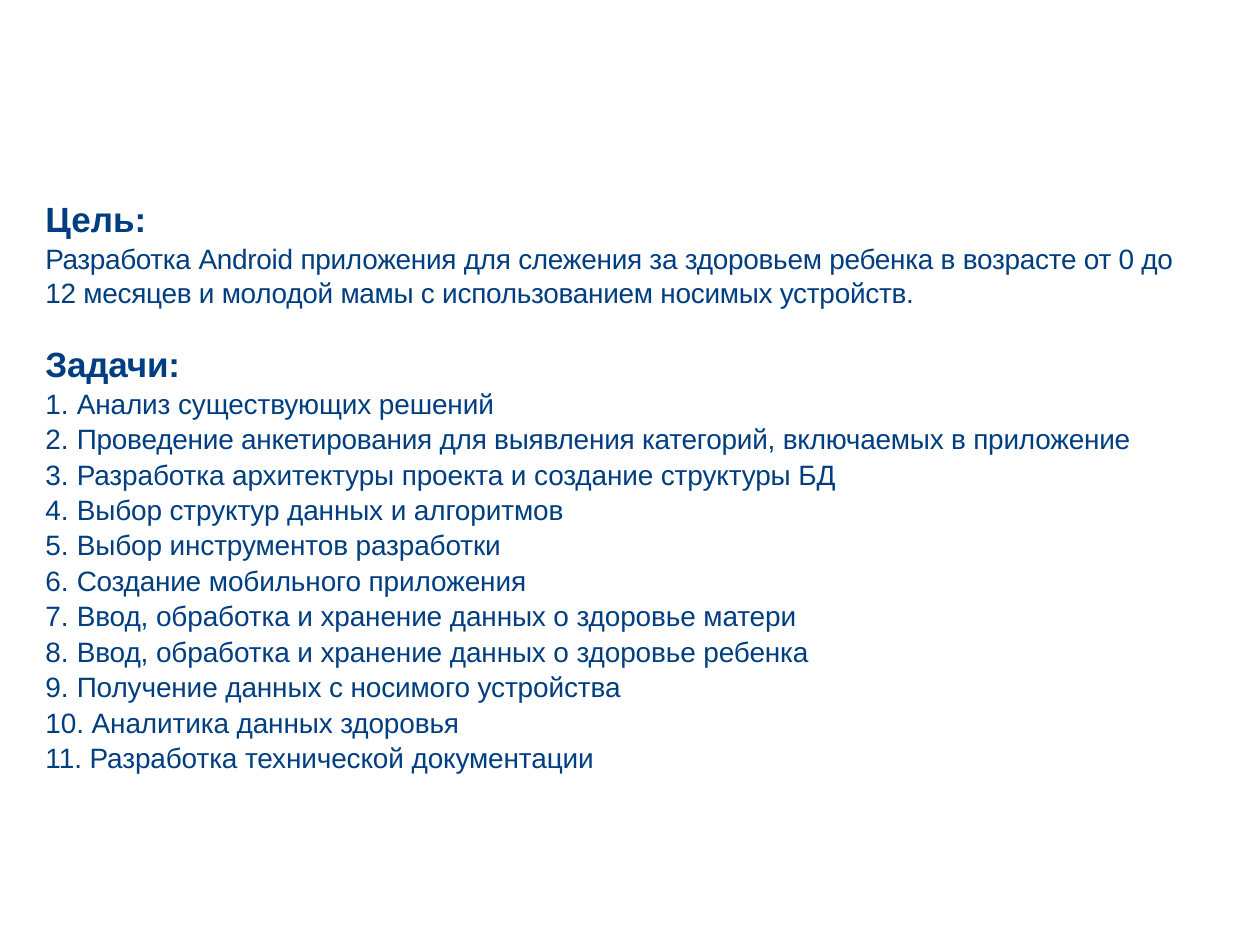
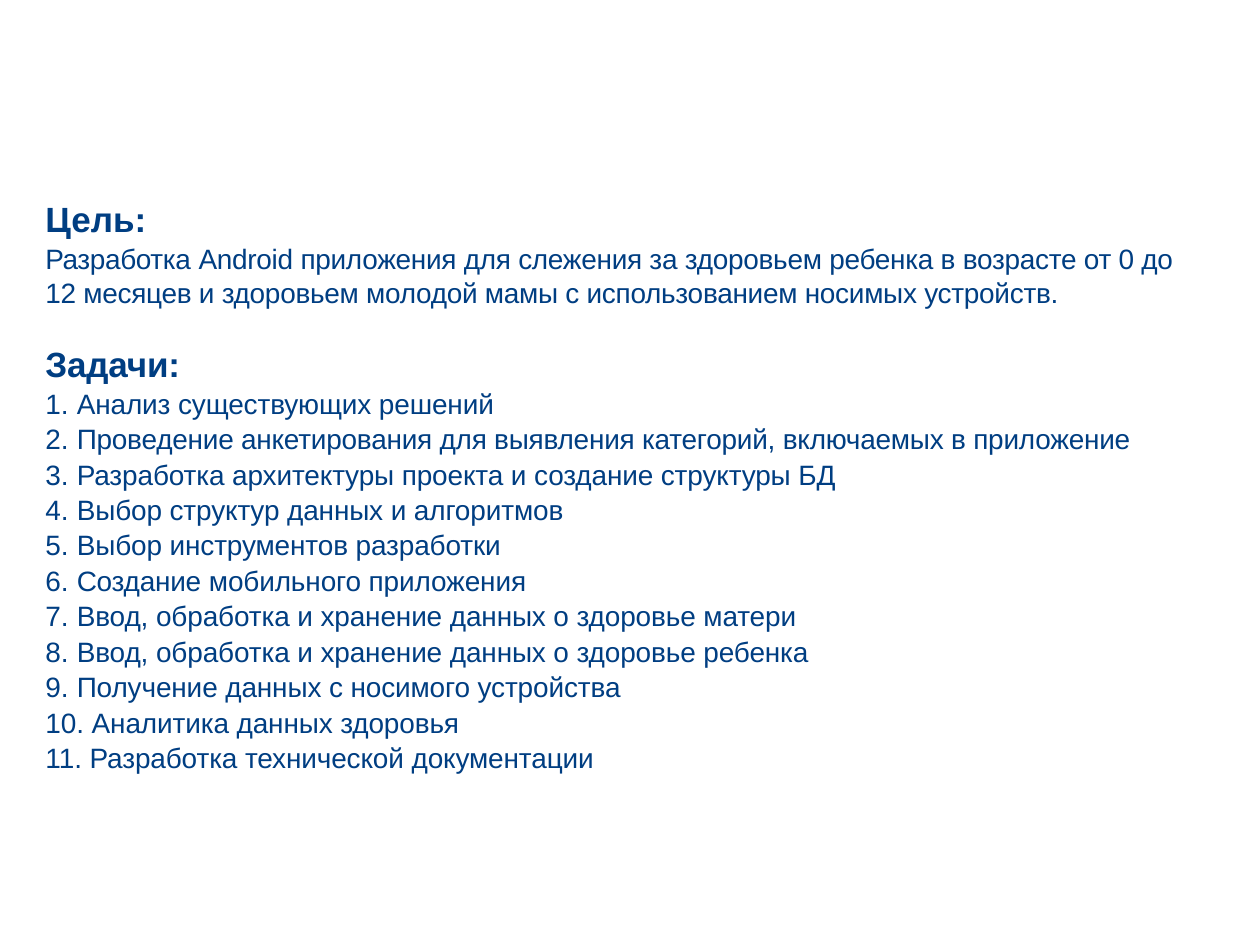
Before and after one commit to arepina/MomAndBaby, a slide deck: slide 4 of docs/Presentation.pptx. Drawn at 1260x945 pixels with LibreOffice and Linux fonts; fonts in the diff are those of the drawing; background and template pictures are left out. Boxes give left, top, right and bottom in pixels: in the first picture for what was removed or moved away, otherwise in the second. Text is boxed around its words. In the diff, an @@ line names an element or a change of style, - is before the commit and + after.

```diff
--- a/docs/Presentation.pptx
+++ b/docs/Presentation.pptx
@@ text at bbox=[45, 248, 1173, 308]: text changed @@
-Разработка Android приложения для слежения за здоровьем ребенка в возрасте от 0 до 12 месяцев и молодой мамы с использованием носимых устройств.
+Разработка Android приложения для слежения за здоровьем ребенка в возрасте от 0 до 12 месяцев и здоровьем молодой мамы с использованием носимых устройств.
```
Also in this commit, not shown: 5 other slides changed.
